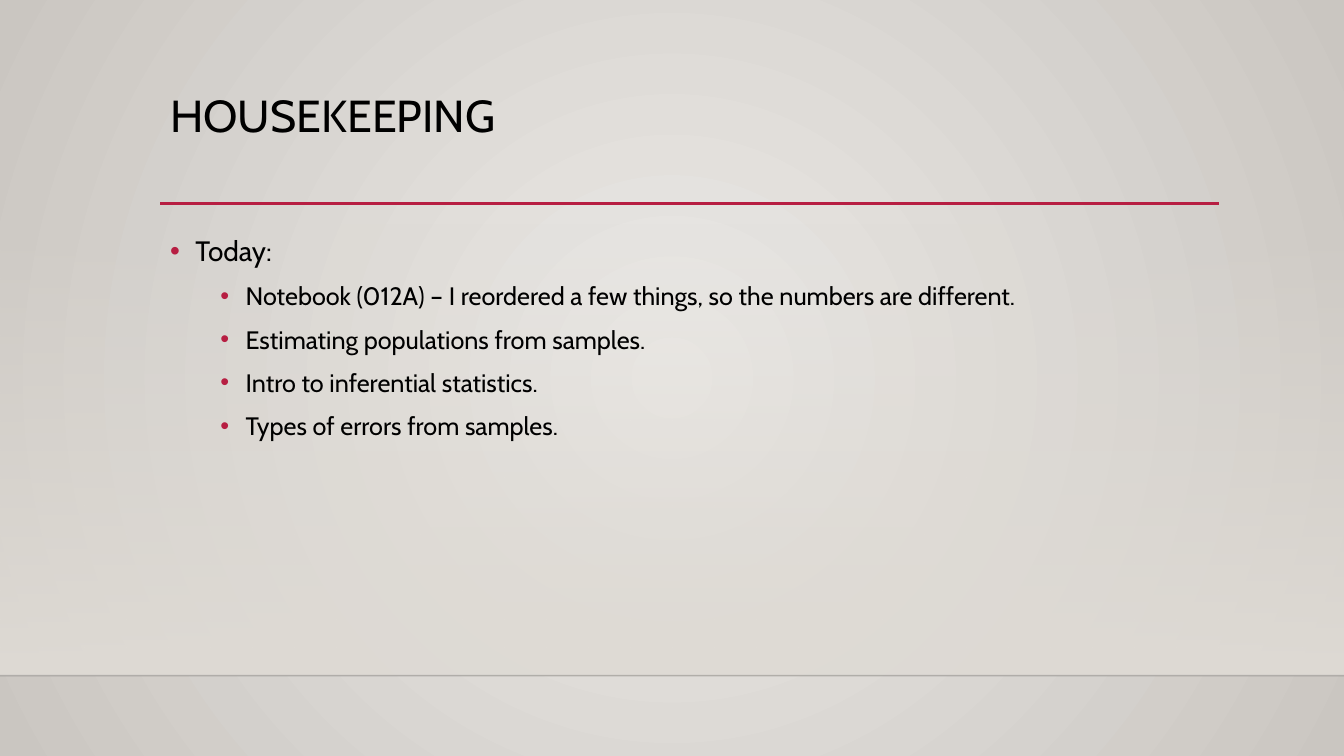
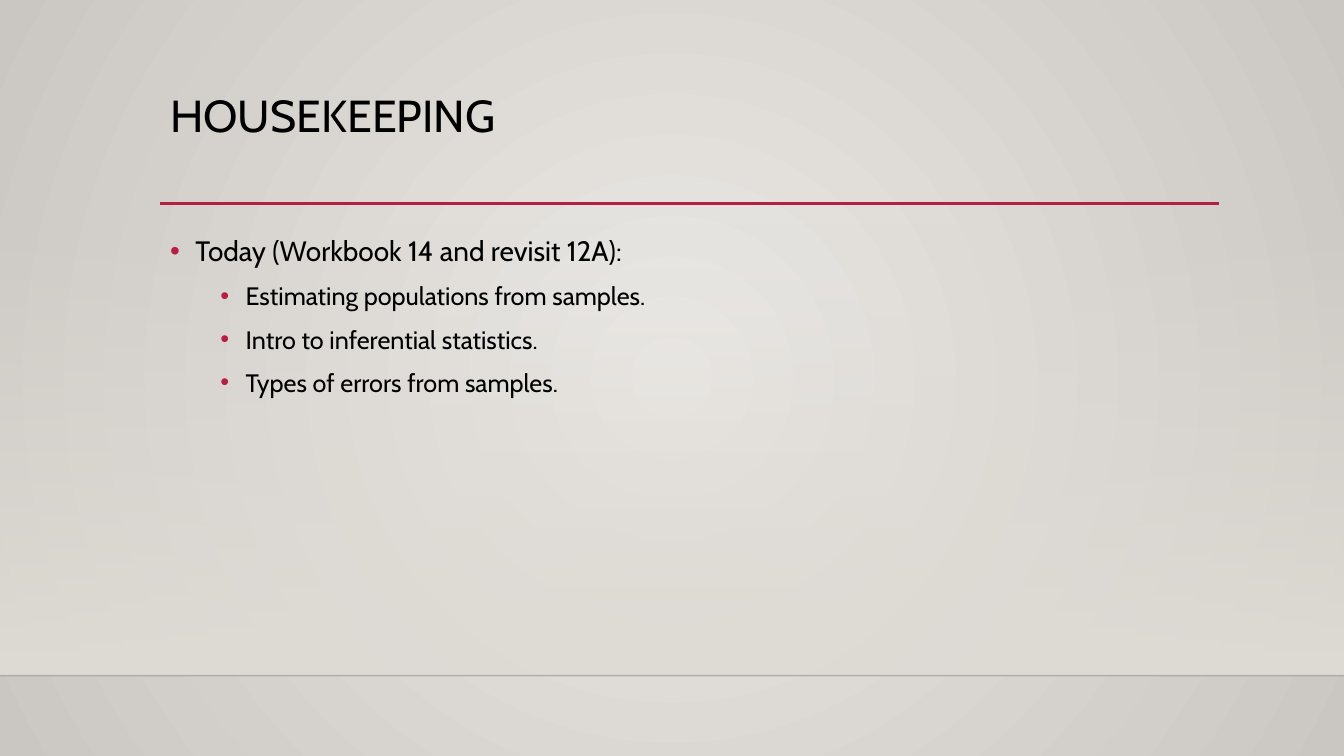
Before and after one commit to AkeemSemperDataScience/Basic_Stats_in_Python_Student_Repository, a slide deck: slide 3 of reference_material/slides/016_Sampling_Estimation.pptx. Drawn at 1344x756 pixels with LibreOffice and Linux fonts; fonts in the diff are those of the drawing; background and template pictures are left out. Boxes give left, top, right and bottom in pixels: in the first picture for what was removed or moved away, otherwise in the second. Text is boxed around its words. In the diff, an @@ line names an element or a change of style, - is before the commit and + after.

```diff
--- a/reference_material/slides/016_Sampling_Estimation.pptx
+++ b/reference_material/slides/016_Sampling_Estimation.pptx
@@ text at (x1=195, y1=240, x2=622, y2=268): text changed; size 18 to 20 pt @@
-• Today:
-  • Notebook (012A) – I reordered a few things, so the numbers are different.
+• Today (Workbook 14 and revisit 12A):
```
Also in this commit, not shown: 4 other slides changed, 1 slide added, 5 other files.
